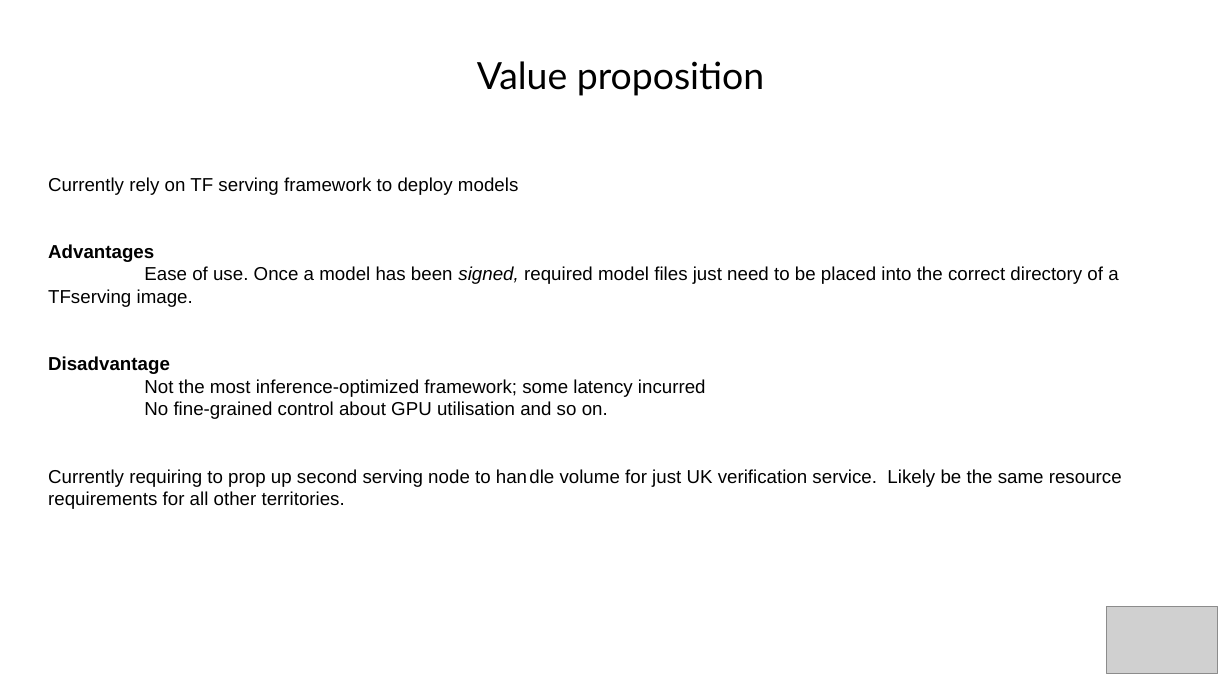
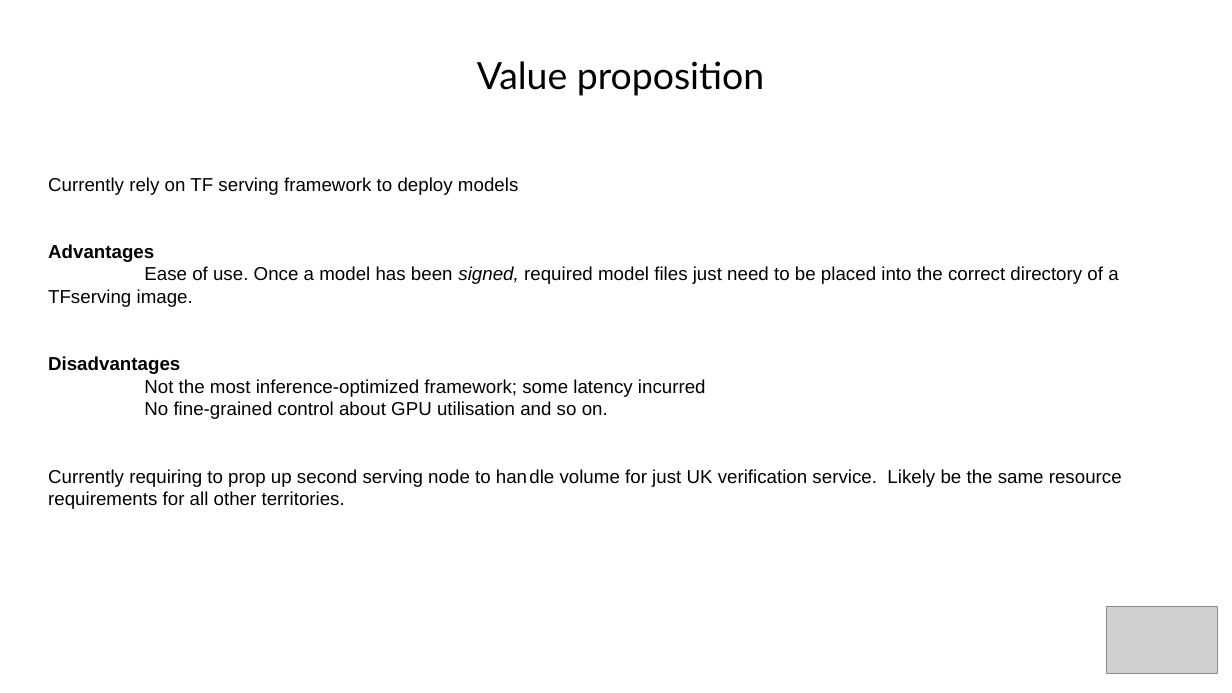
Before and after one commit to akinwilson/heed, a slide deck: slide 2 of reducing-inference-time.odp. Drawn at 1232x693 pixels with LibreOffice and Linux fonts; fonts in the diff are those of the drawing; grey boxes stand for pictures. Boxes give left, top, right and bottom in pixels: in the first picture for what was removed or moved away, otherwise in the second. Text is boxed around its words. In the diff, an @@ line names an element or a change of style, - is before the commit and + after.

```diff
--- a/reducing-inference-time.odp
+++ b/reducing-inference-time.odp
@@ subtitle at (x1=48, y1=356, x2=180, y2=374): text changed @@
-Disadvantage
+Disadvantages
```
Also in this commit, not shown: 3 other slides changed.
